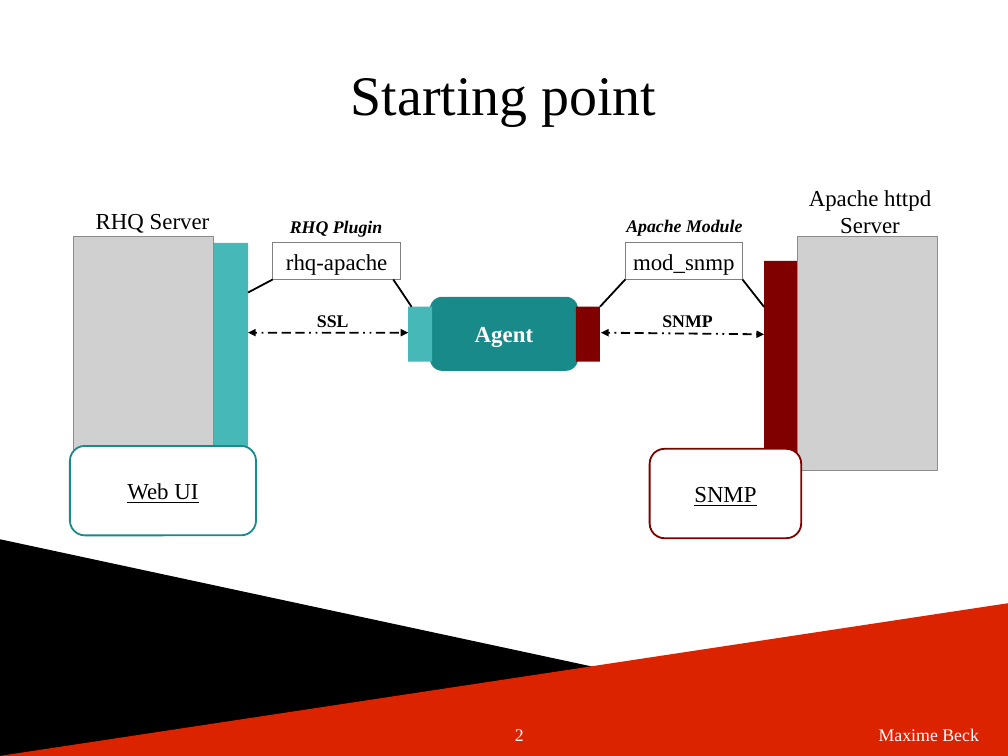
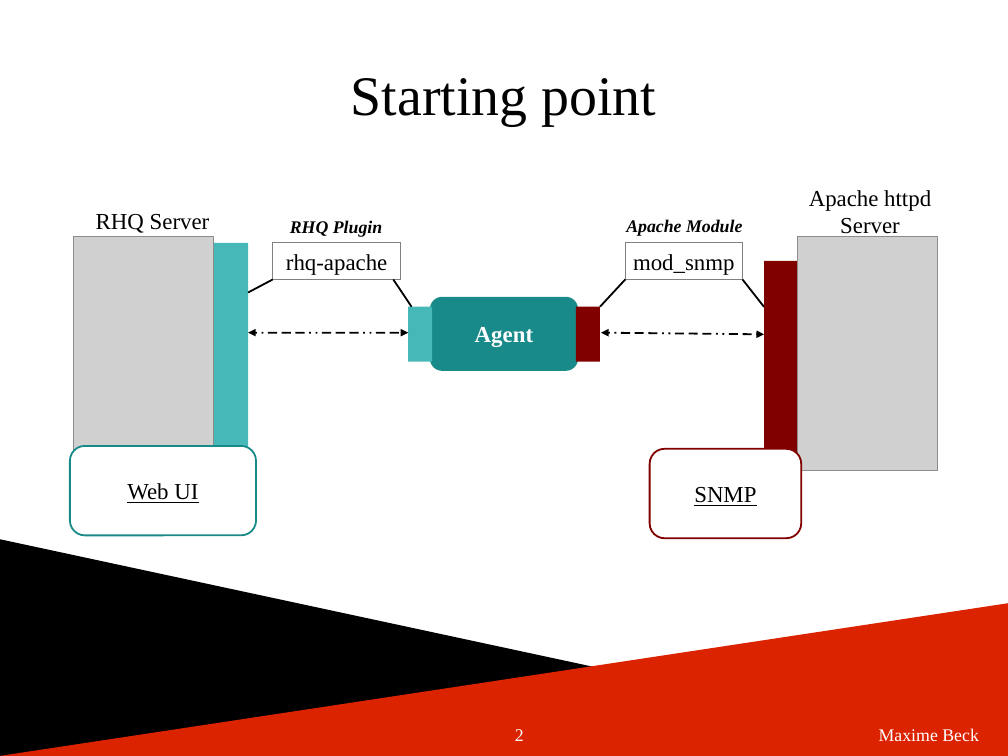
Before and after one commit to maximebeck/rhq-apache, a slide deck: slide 2 of my_work.odp. Drawn at 1008x756 pixels with LibreOffice and Linux fonts; fonts in the diff are those of the drawing; grey boxes stand for pictures; background and template pictures are left out. Boxes give left, top, right and bottom in pixels: in the first picture for what was removed or moved away, otherwise in the second. Text is boxed around its words. In the diff, an @@ line names an element or a change of style, - is before the commit and + after.

```diff
--- a/my_work.odp
+++ b/my_work.odp
@@ text removed at [317,315,349,327] @@
-SSL
@@ text removed at [662,315,712,327] @@
-SNMP
```
Also in this commit, not shown: 2 other slides changed.
